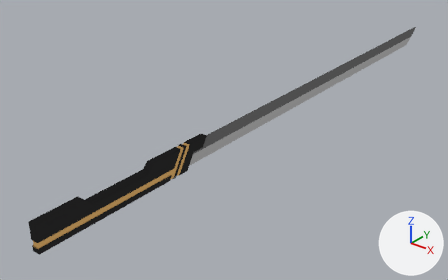
Renders of the Blender file Player/BlenderProjects/Weapons.blend from each side of a commit.
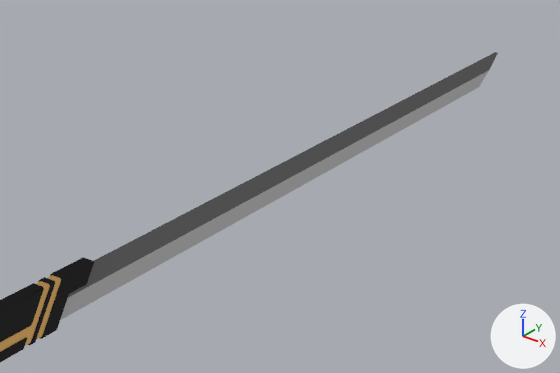
Each version is shown whole from a 50 mm lens placed at (0.521, -0.441, 0.396), pointed at (-0.068, 0.296, -0.061), then close up on the part from 35% to 100% of the width and 0% to 69% of the height. The lights are fixed; the arrows at lower right show +X, +Y and +Z.

The first close-up shows 'Sword'.
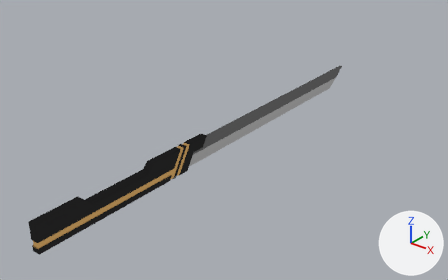
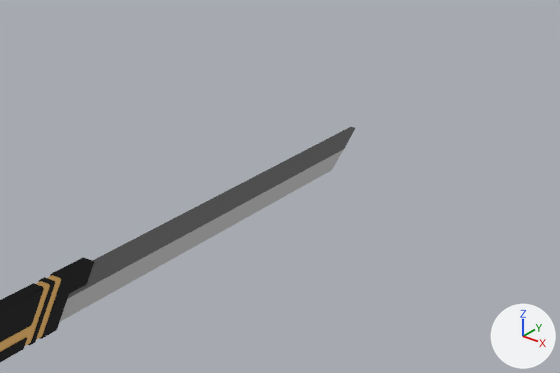
Edits to the scene script, one JSON object a line:
```json
{"block": "me_plane_001", "where": "# used by ob_sword; location = (0.0, 0.0, 0.0)"}
{"op": "remove", "block": "me_plane_001", "code": "me_plane_001.from_pydata(...)  # 467 vertices, 460 faces; spans x -0.006..0.006, y -0.126..0.9, z -0.022..0.018"}
{"op": "add", "block": "me_plane_001", "code": "me_plane_001.from_pydata(...)  # 437 vertices, 428 faces; spans x -0.006..0.006, y -0.126..0.56, z -0.022..0.018"}
{"block": "me_plane_001", "change": "me_plane_001 part 1: the loose piece of 72 vertices spanning x -0.002..0.002, y 0.12..0.9, z -0.019..0.013 is rebuilt with 42 vertices and now spans x -0.003..0.003, y 0.116..0.56, z -0.019..0.013"}
```

Location of each change, (x1, y1, x2, y2) in pixels of the close-ups (560 x 373 px):
```json
{"object": "Sword", "change": "reshaped", "before": [0, 52, 498, 362], "after": [0, 127, 355, 362]}
{"part": 1, "of": "me_plane_001", "change": "rebuilt", "before": [60, 52, 498, 320], "after": [60, 127, 355, 322], "on screen": "33% narrower, 27% shorter"}
```
